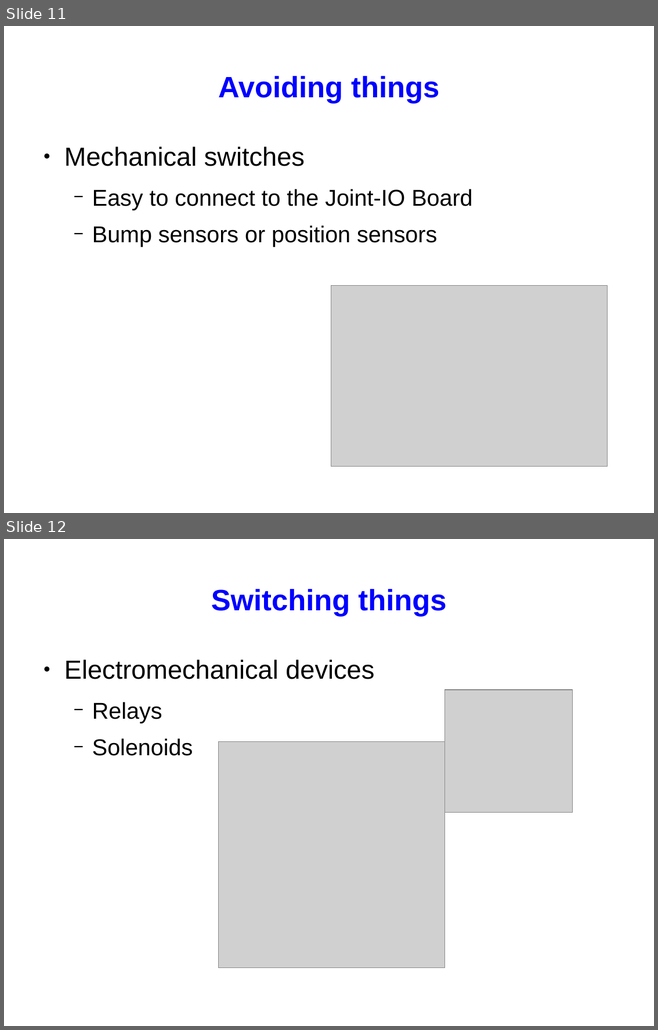
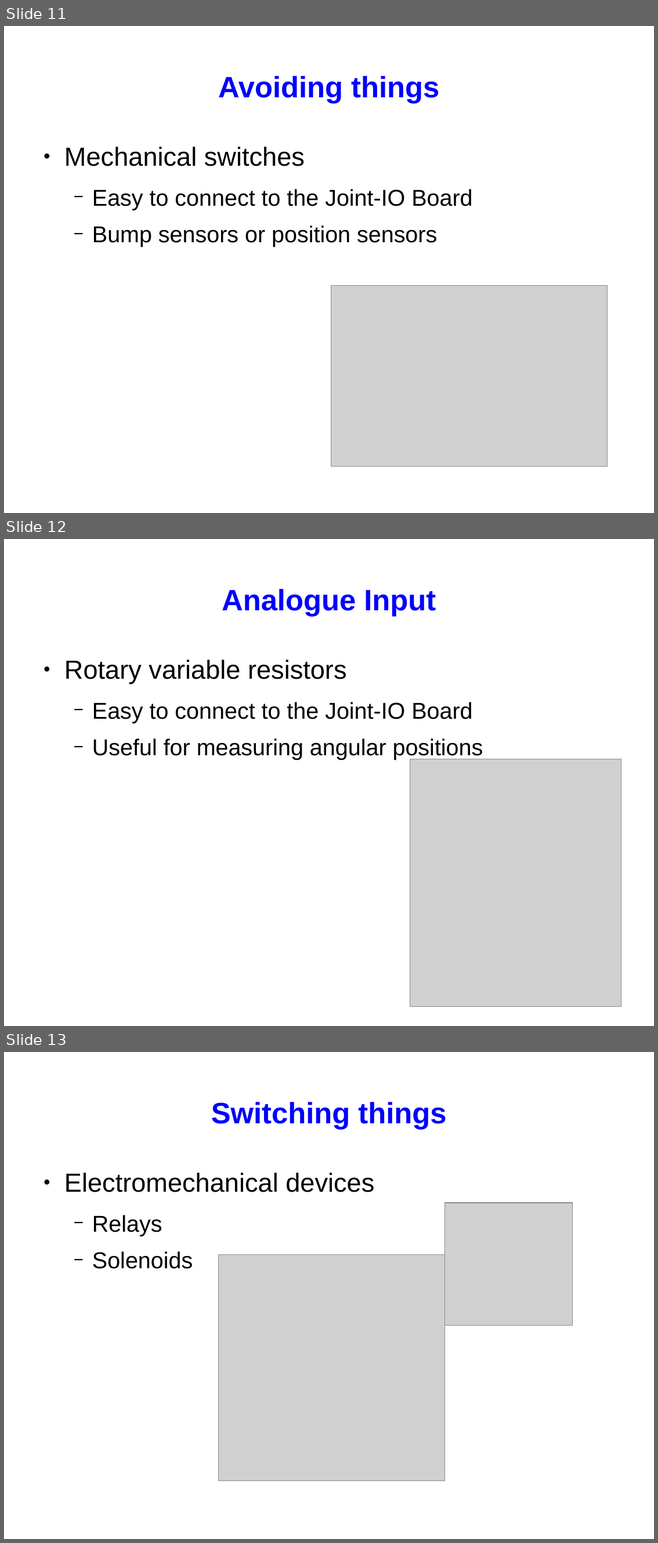
Before and after one commit to srobo/subversion-archive, a slide deck: KickStart/kickstart-08/presentations/kickstart-elec-presentation.odp. Shown one above the other, each under a label of ours: slides 11 and 12 before the commit, slides 11, 12 and 13 after it. The pictures are 658x1030 and 658x1543 pixels, drawn with LibreOffice and Linux fonts; fonts in the diff are those of the drawing; grey boxes stand for pictures. Boxes give left, top, right and bottom in pixels: in the first picture for what was removed or moved away, otherwise in the second. Text is boxed around its words. In the diff, an @@ line names an element or a change of style, - is before the commit and + after.

Commit message:
added analogue input slide

```diff
--- a/KickStart/kickstart-08/presentations/kickstart-elec-presentation.odp
+++ b/KickStart/kickstart-08/presentations/kickstart-elec-presentation.odp
@@ slide 12 added at (4,539,654,1026), background #FFFFFF @@
@@ title added at (221,589,436,617), 36 pt, text #0000FF, bold @@
+Analogue Input
@@ text added at (64,660,483,760), 28 pt, text #000000 @@
+● Rotary variable resistors
+  − Easy to connect to the Joint-IO Board
+  − Useful for measuring angular positions
@@ picture added at (410,759,621,1006) @@
@@ what was slide 12 is now slide 13 @@
```
Also in this commit, not shown: 1 slide changed.
